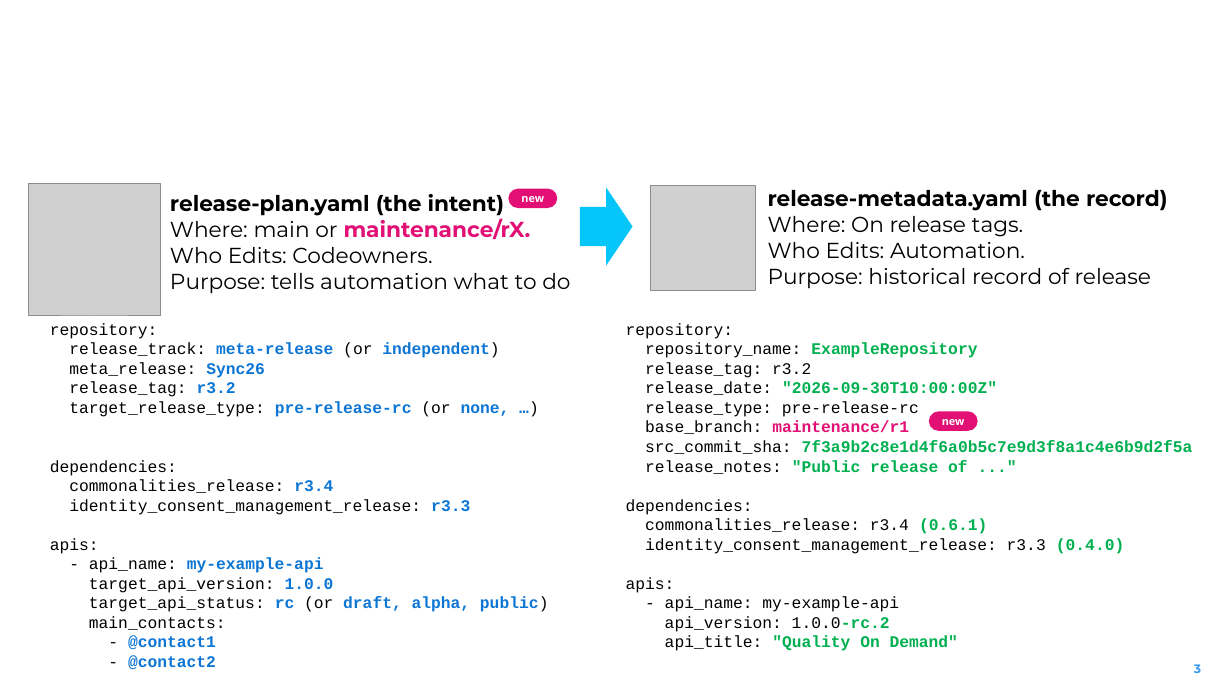
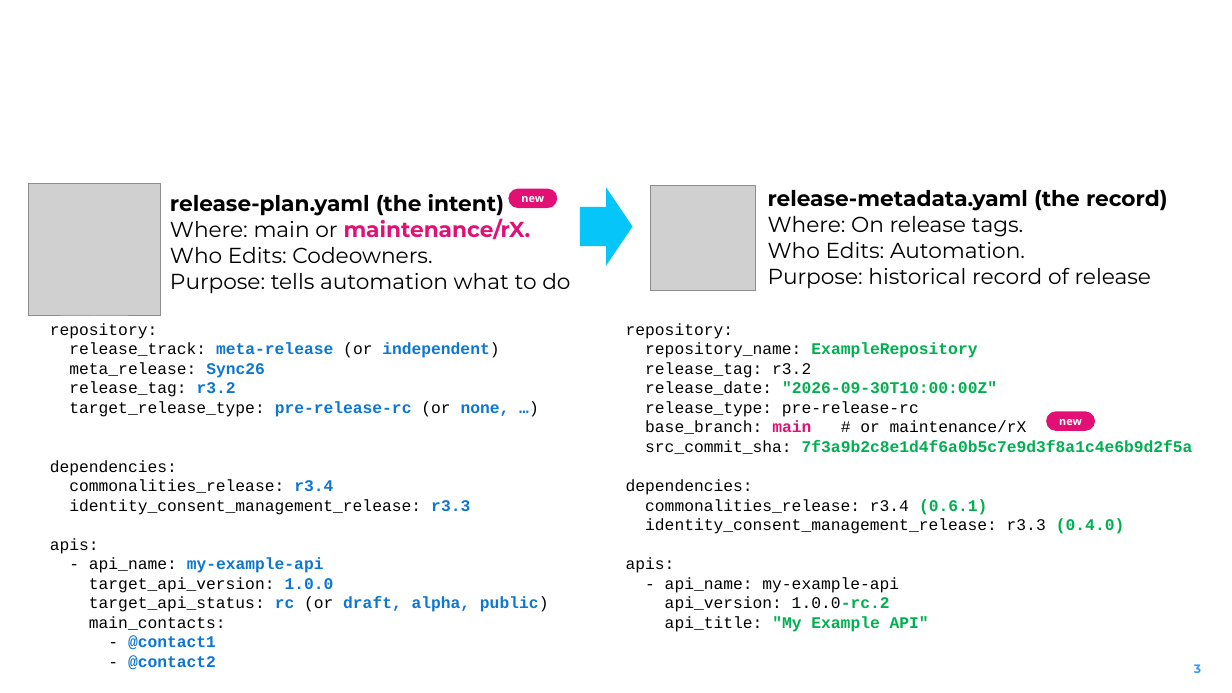
Before and after one commit to camaraproject/ReleaseManagement, a slide deck: slide 3 of documentation/SupportingDocuments/2026-10-27_CAMARA_Release_Process_Refactor_Update.pptx. Drawn at 1232x693 pixels with LibreOffice and Linux fonts; fonts in the diff are those of the drawing; grey boxes stand for pictures; background and template pictures are left out. Boxes give left, top, right and bottom in pixels: in the first picture for what was removed or moved away, otherwise in the second. Text is boxed around its words. In the diff, an @@ line names an element or a change of style, - is before the commit and + after.

```diff
--- a/documentation/SupportingDocuments/2026-10-27_CAMARA_Release_Process_Refactor_Update.pptx
+++ b/documentation/SupportingDocuments/2026-10-27_CAMARA_Release_Process_Refactor_Update.pptx
@@ rounded rectangle "new" moved from (x1=929, y1=412, x2=978, y2=431) to (x1=1046, y1=412, x2=1095, y2=431) @@
@@ text at (x1=645, y1=420, x2=1027, y2=434): text changed; text colour #E21075 to #000000; bold off @@
-base_branch: maintenance/r1
+base_branch: main # or maintenance/rX
@@ text at (x1=645, y1=460, x2=968, y2=474): paragraph removed @@
-release_notes: "Public release of ..."
@@ text at (x1=665, y1=616, x2=929, y2=632): text changed @@
-api_title: "Quality On Demand"
+api_title: "My Example API"
```
Also in this commit, not shown: 12 other slides changed, 1 other file.
